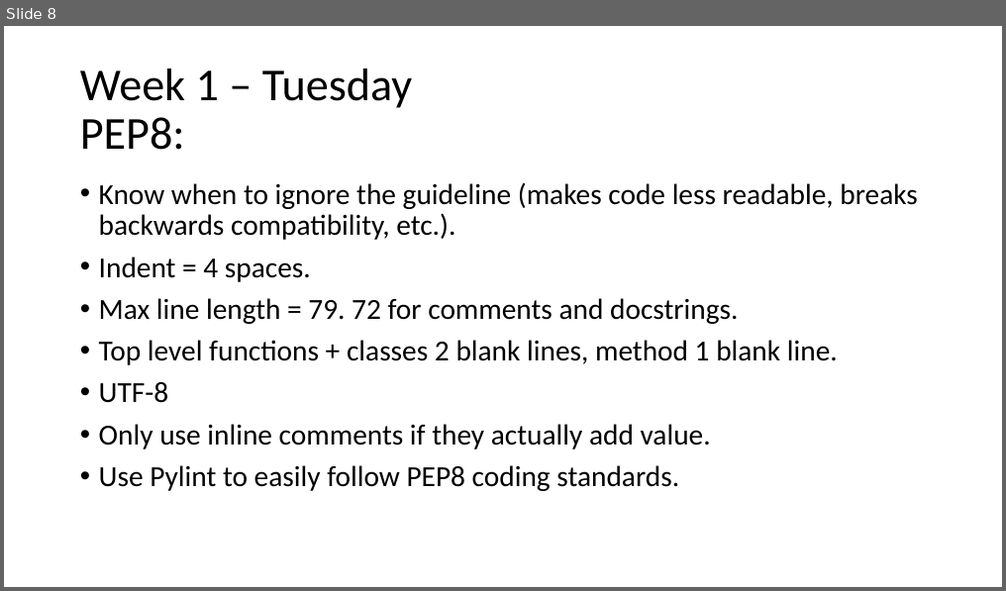
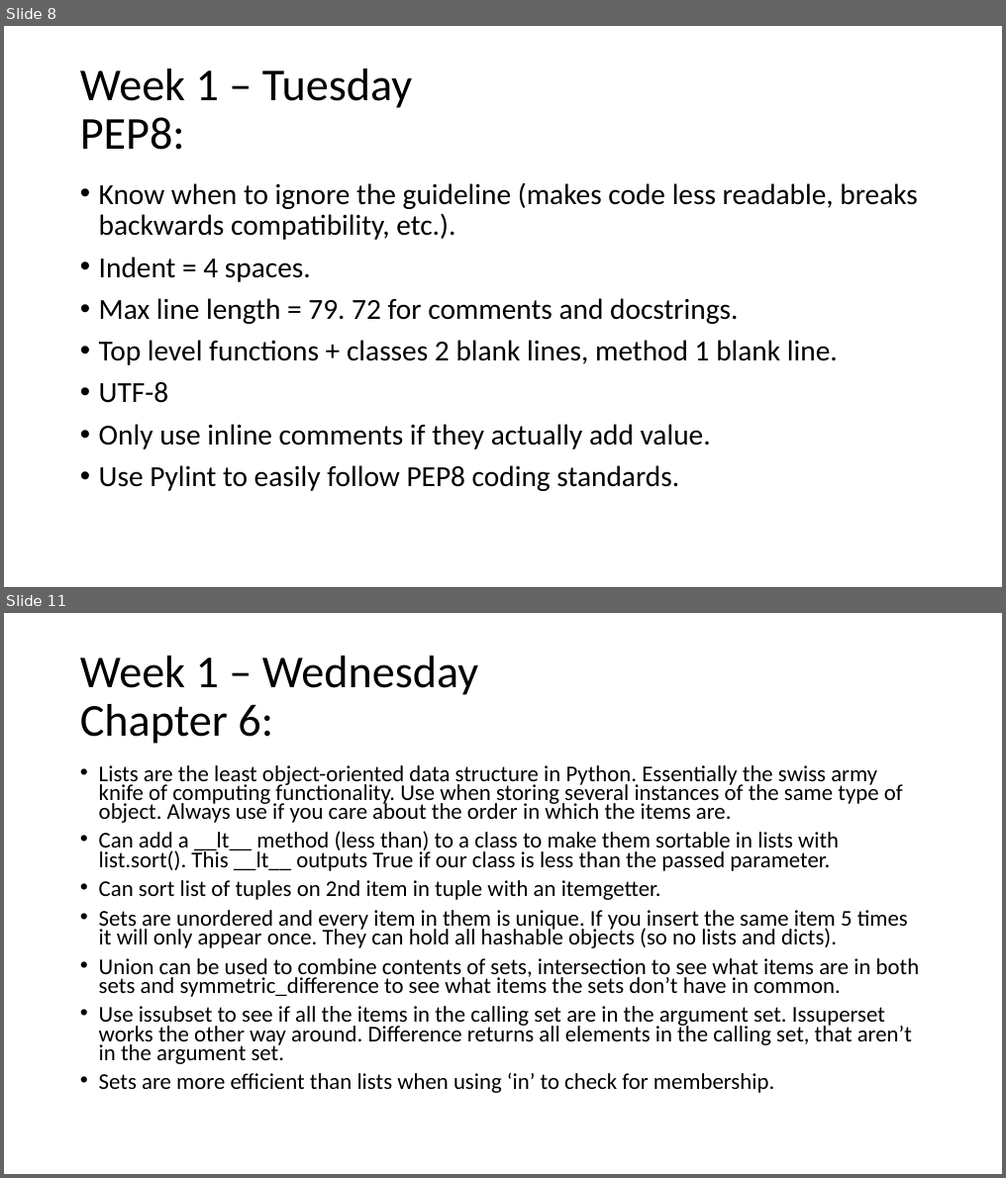
Before and after one commit to lamersfa/Python-Training-wk2226, a slide deck: Information learned during Python training.pptx. Shown one above the other, each under a label of ours: slide 8 before the commit, slides 8 and 11 after it; the slides between them are not shown. The pictures are 1006x591 and 1006x1178 pixels, drawn with LibreOffice and Linux fonts; fonts in the diff are those of the drawing. Boxes give left, top, right and bottom in pixels: in the first picture for what was removed or moved away, otherwise in the second. Text is boxed around its words. In the diff, an @@ line names an element or a change of style, - is before the commit and + after.

Commit message:
Updated the power-point. Exercises will follow after.

```diff
--- a/Information learned during Python training.pptx
+++ b/Information learned during Python training.pptx
@@ slide 11 added at (4, 613, 1002, 1174), background #FFFFFF @@
@@ title added at (80, 656, 478, 744), 44 pt, text #000000 @@
+Week 1 – Wednesday
+Chapter 6:
@@ text added at (99, 765, 920, 1093), 21.7 pt, text #000000 @@
+• Lists are the least object-oriented data structure in Python. Essentially the swiss army knife of computing functionality. Use when storing several instances of the same type of object. Always use if you care about the order in which the items are.
+• Can add a __lt__ method (less than) to a class to make them sortable in lists with list.sort(). This __lt__ outputs True if our class is less than the passed parameter.
+• Can sort list of tuples on 2nd item in tuple with an itemgetter.
+• Sets are unordered and every item in them is unique. If you insert the same item 5 times it will only appear once. They can hold all hashable objects (so no lists and dicts).
+• Union can be used to combine contents of sets, intersection to see what items are in both sets and symmetric_difference to see what items the sets don’t have in common.
+• Use issubset to see if all the items in the calling set are in the argument set. Issuperset works the other way around. Difference returns all elements in the calling set, that aren’t in the argument set.
+• Sets are more efficient than lists when using ‘in’ to check for membership.
```
Also in this commit, not shown: 1 slide changed, 2 other slides added, 3 other files.
